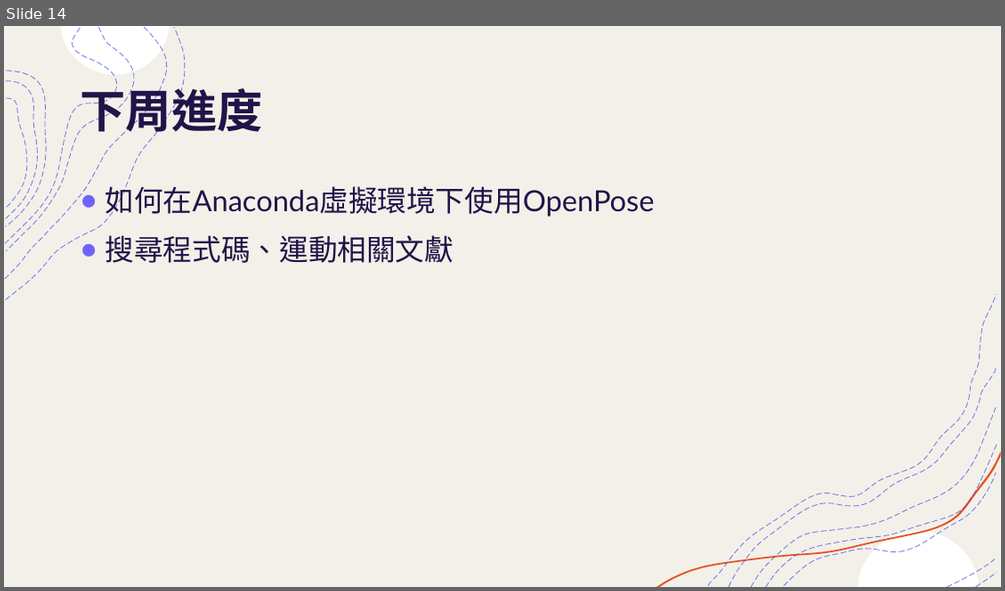
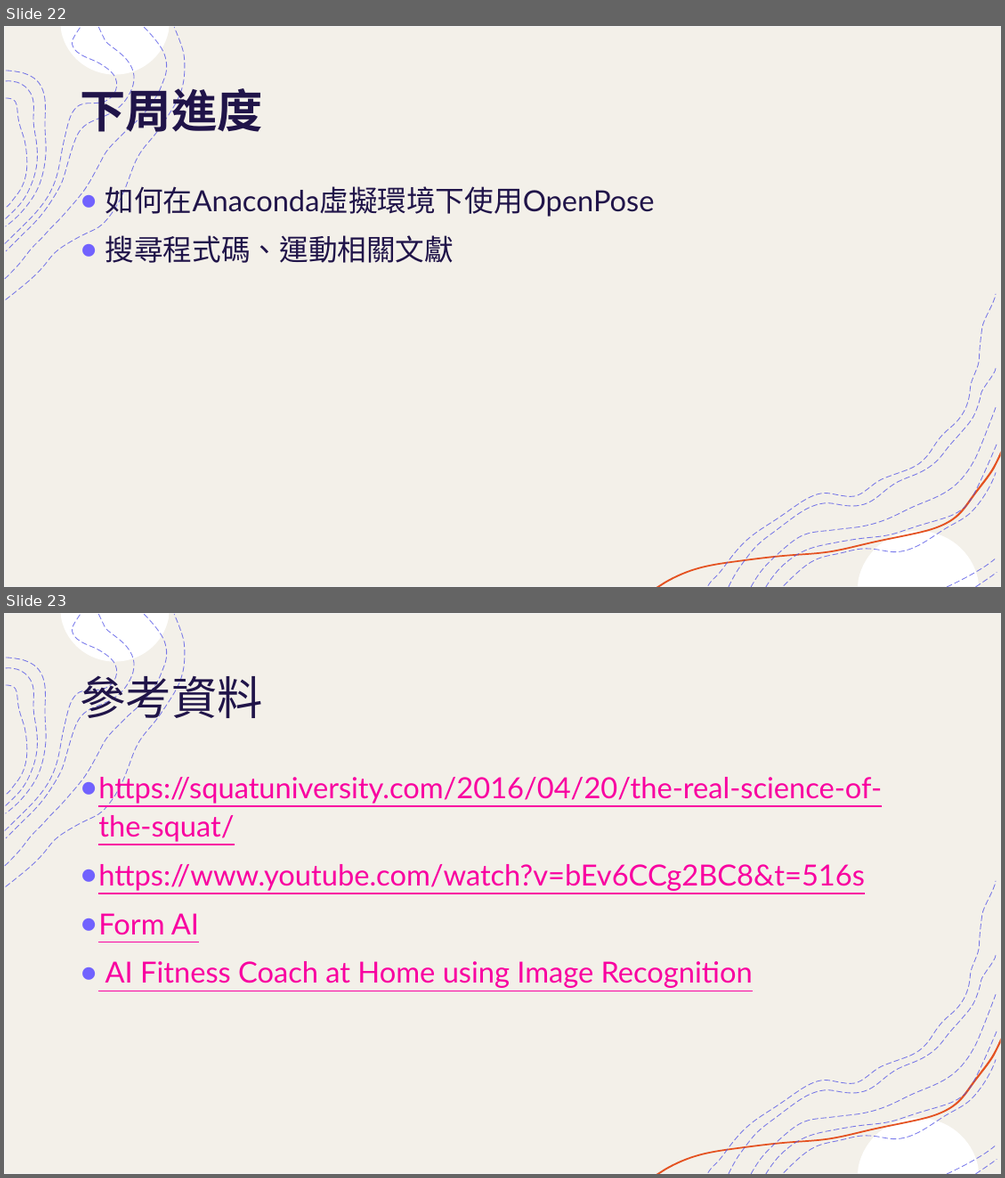
Before and after one commit to mizulun/seatpose-system, a slide deck: 提升運動表現輔助系統.pptx. Shown one above the other, each under a label of ours: slide 14 before the commit, slides 22 and 23 after it. The pictures are 1005x591 and 1005x1178 pixels, drawn with LibreOffice and Linux fonts; fonts in the diff are those of the drawing. Boxes give left, top, right and bottom in pixels: in the first picture for what was removed or moved away, otherwise in the second. Text is boxed around its words. In the diff, an @@ line names an element or a change of style, - is before the commit and + after.

```diff
--- a/提升運動表現輔助系統.pptx
+++ b/提升運動表現輔助系統.pptx
@@ slide 23 added at <box>4,613,1001,1174</box>, background #FFFFFF; not listed: 18 template elements that a slide beside it also shows @@
@@ title added at <box>80,668,262,726</box>, 44 pt, text #201449 @@
+參考資料
@@ text added at <box>98,772,882,988</box>, 28 pt, text #F900A0, underline @@
+● https://squatuniversity.com/2016/04/20/the-real-science-of-the-squat/
+● https://www.youtube.com/watch?v=bEv6CCg2BC8&t=516s
+● Form AI
+● AI Fitness Coach at Home using Image Recognition
@@ what was slide 14 is now slide 22 @@
```
Also in this commit, not shown: 8 slides changed, 11 other slides added, 3 slides removed.
